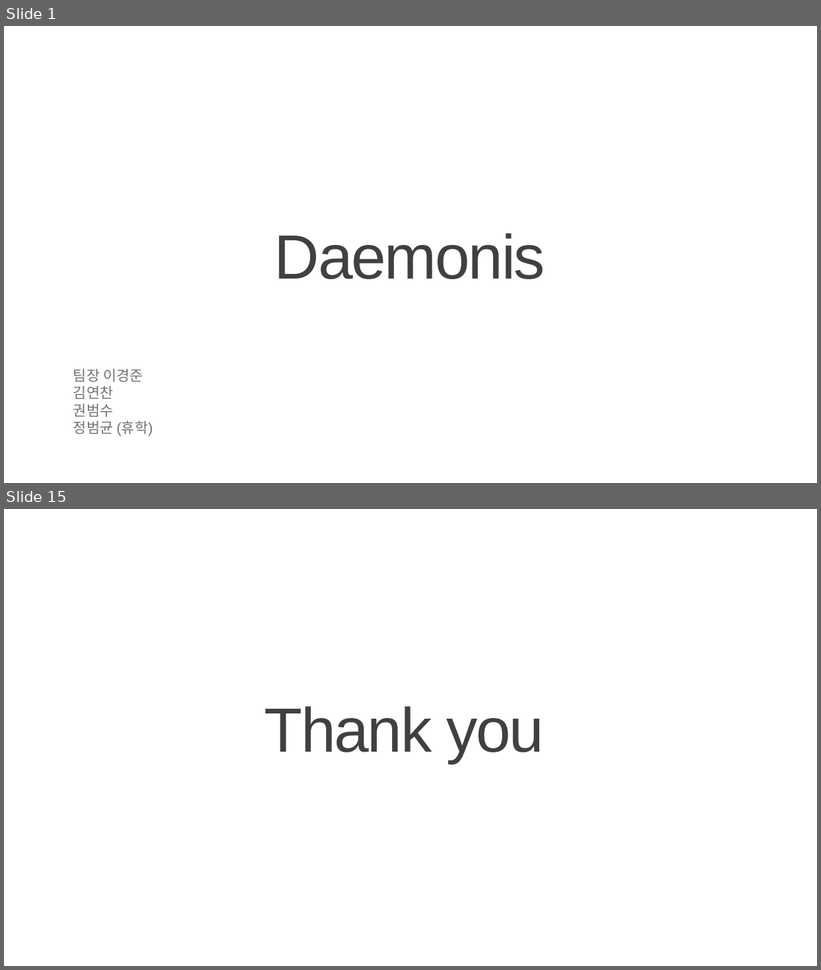
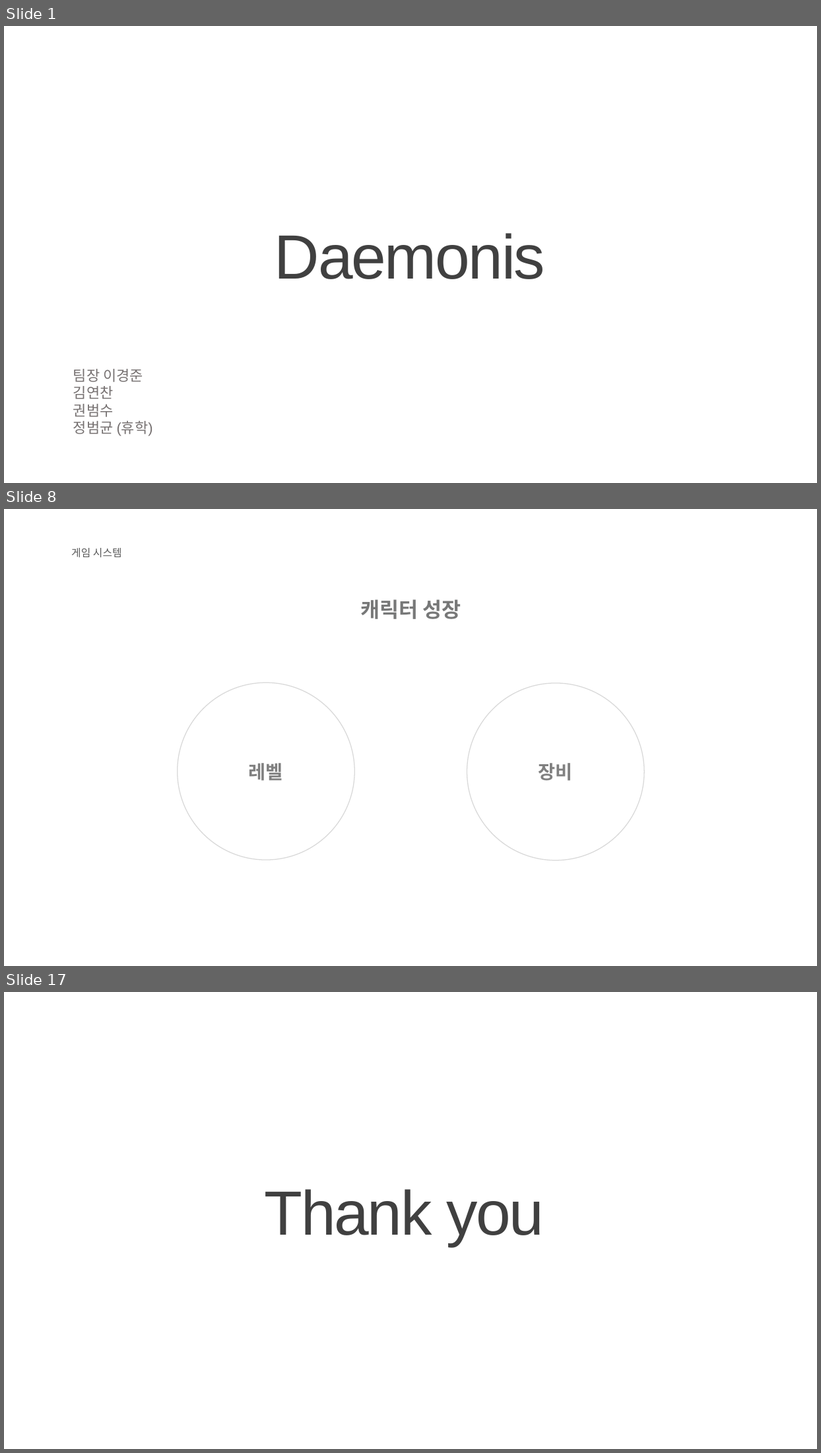
Before and after one commit to KJGoody/Daemonis, a slide deck: Deamonis(데모니스) 기획서/Daemonis PPT.pptx. Shown one above the other, each under a label of ours: slides 1 and 15 before the commit, slides 1, 8 and 17 after it; the slides between them are not shown. The pictures are 821x970 and 821x1453 pixels, drawn with LibreOffice and Linux fonts; fonts in the diff are those of the drawing; background and template pictures are left out. Boxes give left, top, right and bottom in pixels: in the first picture for what was removed or moved away, otherwise in the second. Text is boxed around its words. In the diff, an @@ line names an element or a change of style, - is before the commit and + after.

```diff
--- a/Deamonis(데모니스) 기획서/Daemonis PPT.pptx
+++ b/Deamonis(데모니스) 기획서/Daemonis PPT.pptx
@@ slide 8 added at (4,509,817,966), background picture (left out) @@
@@ text added at (71,548,122,558), 12.3 pt, text #595959 @@
+게임 시스템
@@ text added at (360,599,461,619), 24.6 pt, text #777878, bold @@
+캐릭터 성장
@@ ellipse added at (177,683,354,860), outline #D9D9D9 1 pt, 22.1 pt, text #808080, bold @@
+레벨
@@ ellipse added at (467,683,644,861), outline #D9D9D9 1 pt, 22.1 pt, text #808080, bold @@
+장비
@@ what was slide 15 is now slide 17 @@
```
Also in this commit, not shown: 2 slides changed, 12 other slides added, 11 slides removed, 1 other file.
